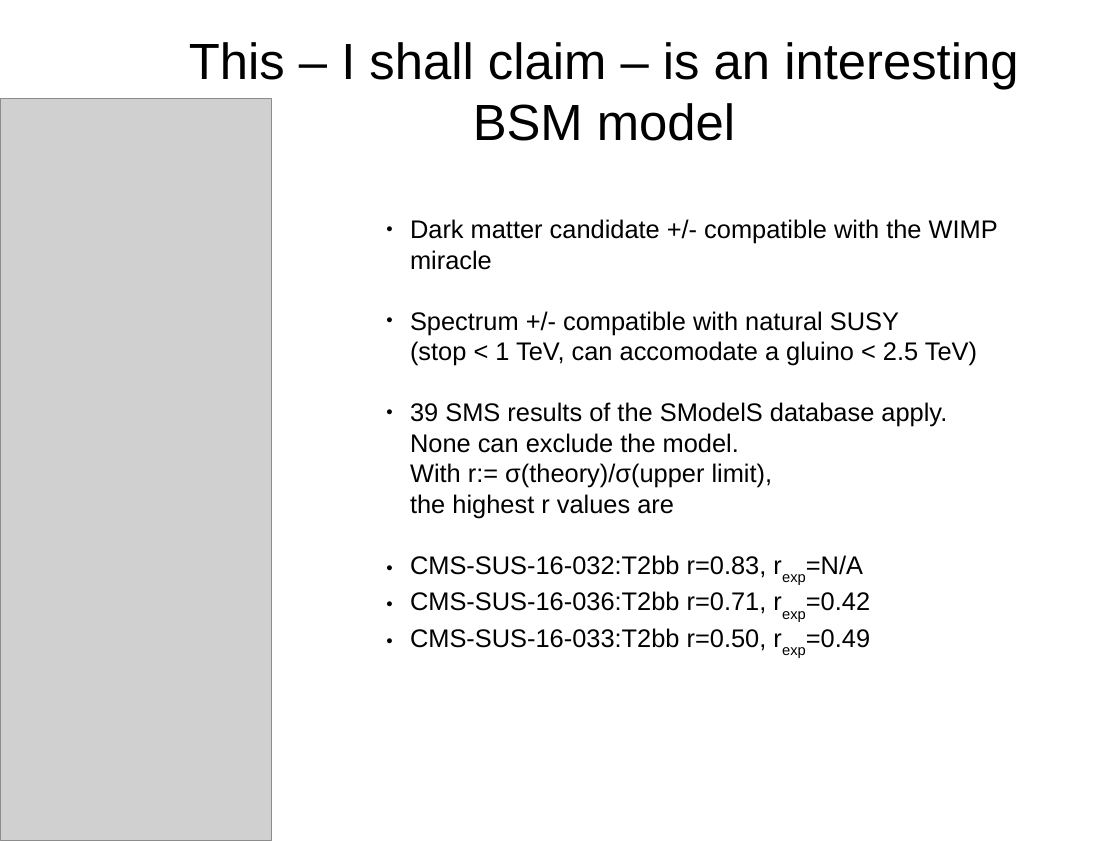
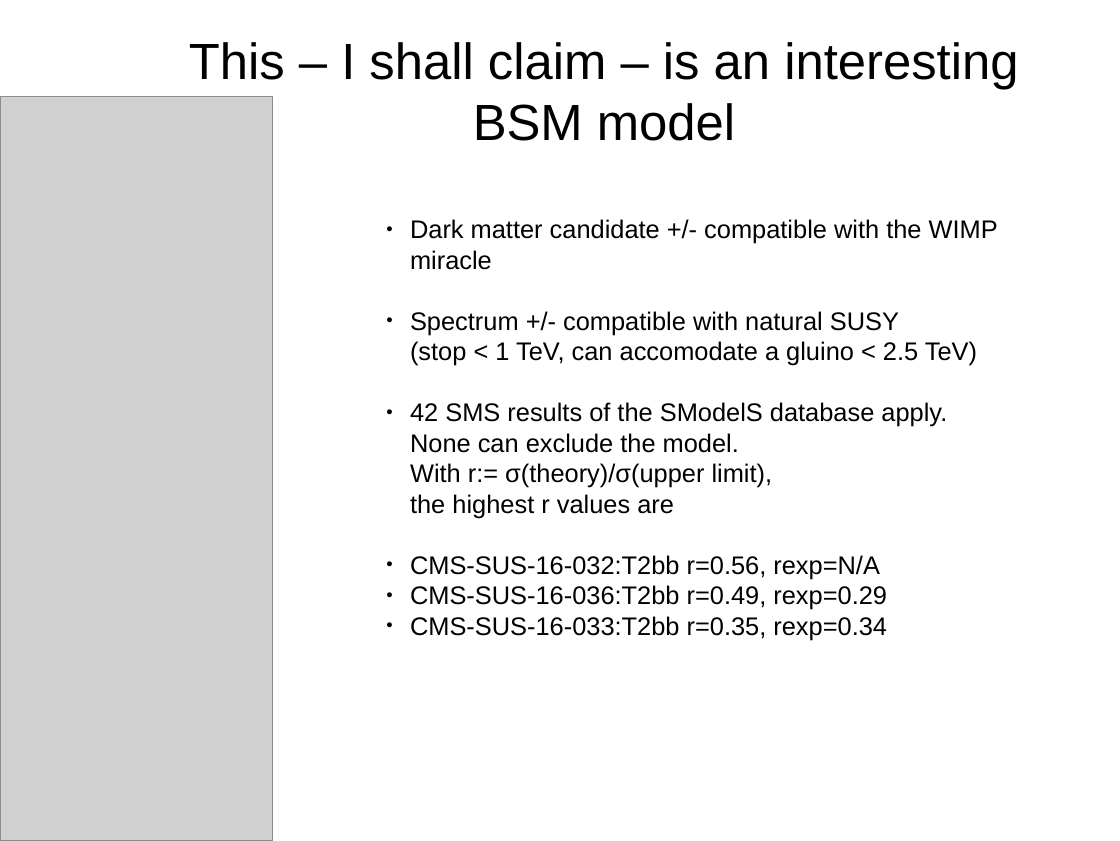
Before and after one commit to SModelS/smodels-utils, a slide deck: slide 5 of combinations/amb.odp. Drawn at 1120x841 pixels with LibreOffice and Linux fonts; fonts in the diff are those of the drawing; grey boxes stand for pictures. Boxes give left, top, right and bottom in pixels: in the first picture for what was removed or moved away, otherwise in the second. Text is boxed around its words. In the diff, an @@ line names an element or a change of style, - is before the commit and + after.

```diff
--- a/combinations/amb.odp
+++ b/combinations/amb.odp
@@ text at box(410, 402, 947, 640): text changed @@
-● 39 SMS results of the SModelS database apply.
-  None can exclude the model.
-  With r:= σ(theory)/σ(upper limit),
-  the highest r values are
-● CMS-SUS-16-032:T2bb r=0.83, rexp=N/A
-● CMS-SUS-16-036:T2bb r=0.71, rexp=0.42
-● CMS-SUS-16-033:T2bb r=0.50, rexp=0.49
+● 42 SMS results of the SModelS database apply.
+  None can exclude the model.
+  With r:= σ(theory)/σ(upper limit),
+  the highest r values are
+● CMS-SUS-16-032:T2bb r=0.56, rexp=N/A
+● CMS-SUS-16-036:T2bb r=0.49, rexp=0.29
+● CMS-SUS-16-033:T2bb r=0.35, rexp=0.34
```
Also in this commit, not shown: 4 other slides changed, 1 slide added.
